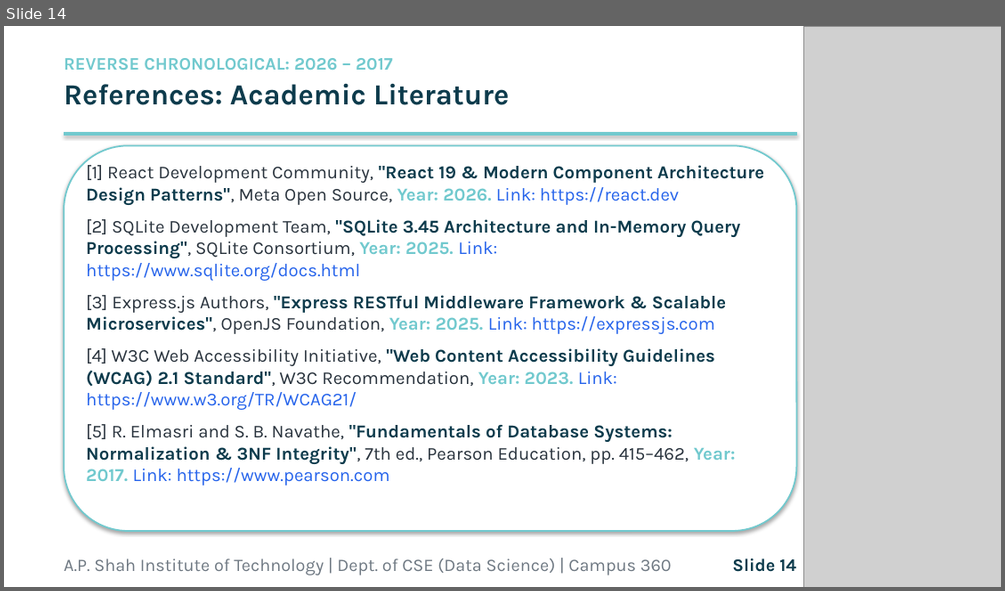
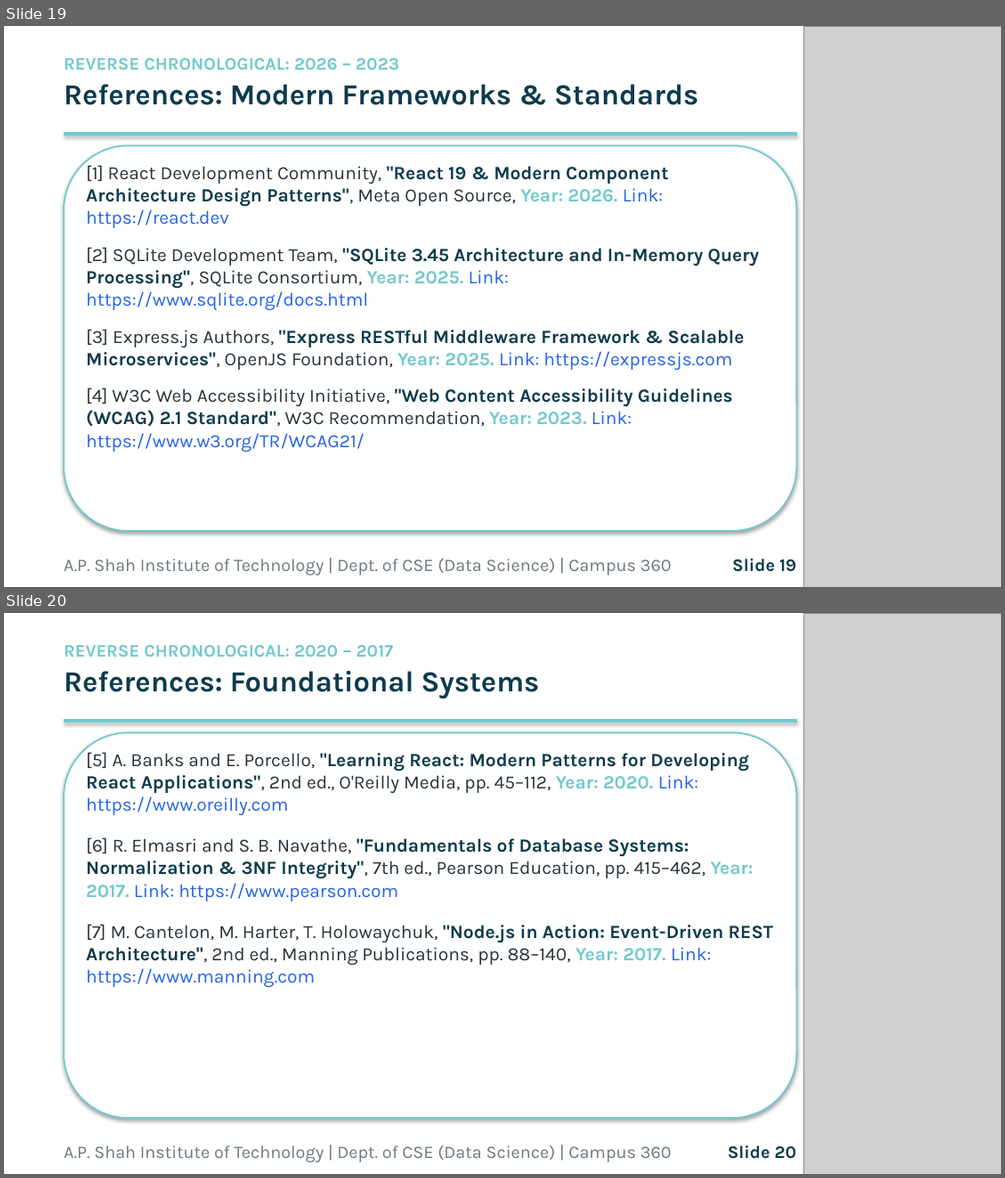
Before and after one commit to Jain07Himanshu/Campus-360, a slide deck: docs/Campus_360_Presentation.pptx. Shown one above the other, each under a label of ours: slide 14 before the commit, slides 19 and 20 after it. The pictures are 1005x591 and 1005x1178 pixels, drawn with LibreOffice and Linux fonts; fonts in the diff are those of the drawing; grey boxes stand for pictures. Boxes give left, top, right and bottom in pixels: in the first picture for what was removed or moved away, otherwise in the second. Text is boxed around its words. In the diff, an @@ line names an element or a change of style, - is before the commit and + after.

Commit message:
fix(docs): perfect formatting of mini project report, remove wide letter spacing, update academic year to 2026-27, embed high-res diagrams

```diff
--- a/docs/Campus_360_Presentation.pptx
+++ b/docs/Campus_360_Presentation.pptx
@@ slide 20 added at (x1=4, y1=613, x2=1001, y2=1174), background #FFFFFF @@
@@ picture added at (x1=804, y1=613, x2=1001, y2=1174) @@
@@ text added at (x1=64, y1=645, x2=540, y2=699), 17 pt, text #71C9CE, bold @@
+REVERSE CHRONOLOGICAL: 2020 – 2017
+References: Foundational Systems
@@ rectangle added at (x1=64, y1=719, x2=797, y2=722), fill #71C9CE, outline #71C9CE 0.75 pt @@
@@ rounded rectangle added at (x1=64, y1=732, x2=797, y2=1118), fill #FFFFFF, outline #71C9CE 1.5 pt @@
@@ text added at (x1=86, y1=748, x2=773, y2=987), 18 pt, text #28323C @@
+[5] A. Banks and E. Porcello, "Learning React: Modern Patterns for Developing React Applications", 2nd ed., O'Reilly Media, pp. 45–112, Year: 2020. Link: https://www.oreilly.com
+[6] R. Elmasri and S. B. Navathe, "Fundamentals of Database Systems: Normalization & 3NF Integrity", 7th ed., Pearson Education, pp. 415–462, Year: 2017. Link: https://www.pearson.com
+[7] M. Cantelon, M. Harter, T. Holowaychuk, "Node.js in Action: Event-Driven REST Architecture", 2nd ed., Manning Publications, pp. 88–140, Year: 2017. Link: https://www.manning.com
@@ text added at (x1=64, y1=1145, x2=672, y2=1162), 17 pt, text #6E7882 @@
+A.P. Shah Institute of Technology | Dept. of CSE (Data Science) | Campus 360
@@ text added at (x1=728, y1=1145, x2=797, y2=1159), 17 pt, text #0D3B4C, bold @@
+Slide 20
@@ what was slide 14 is now slide 19 @@
@@ slide 19 changed as well @@
@@ text at (x1=64, y1=58, x2=698, y2=105): text changed; size 17 to 28 pt; text colour #71C9CE to #0D3B4C @@
-REVERSE CHRONOLOGICAL: 2026 – 2017
-References: Academic Literature
+REVERSE CHRONOLOGICAL: 2026 – 2023
+References: Modern Frameworks & Standards
@@ text "[1] React Development Community, "React ..." at (x1=86, y1=161, x2=759, y2=451): size 17.5 to 18 pt; more space between paragraphs @@
@@ text at (x1=86, y1=424, x2=736, y2=485): paragraph removed @@
-[5] R. Elmasri and S. B. Navathe, "Fundamentals of Database Systems: Normalization & 3NF Integrity", 7th ed., Pearson Education, pp. 415–462, Year: 2017. Link: https://www.pearson.com
@@ text at (x1=732, y1=558, x2=796, y2=572): text changed @@
-Slide 14
+Slide 19
```
Also in this commit, not shown: 11 other slides changed, 8 other slides added, 3 slides removed, 4 other files.
